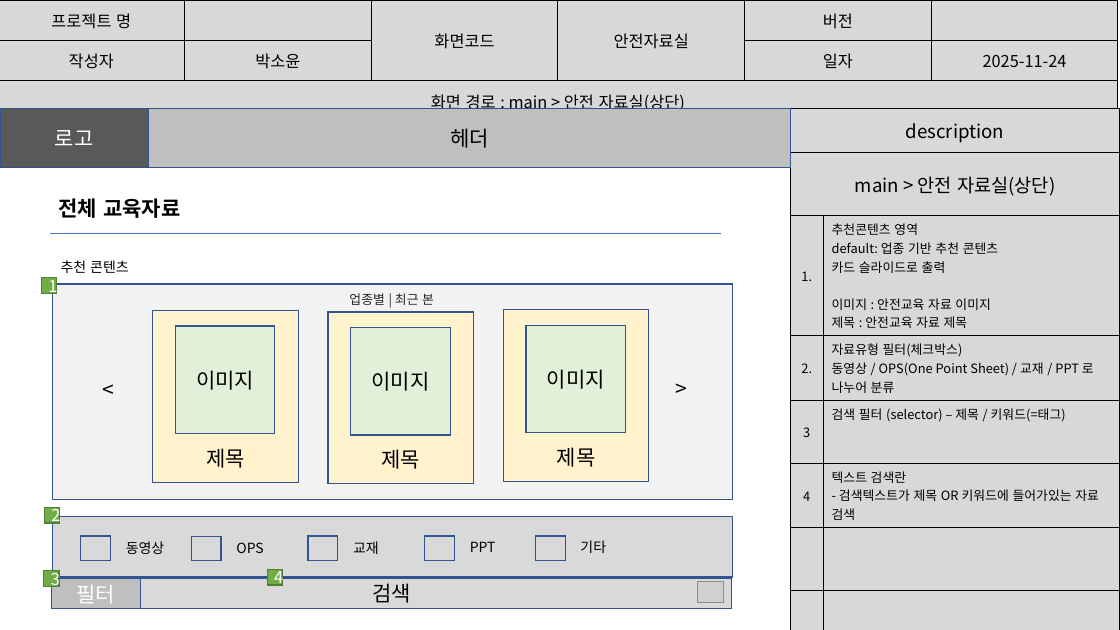
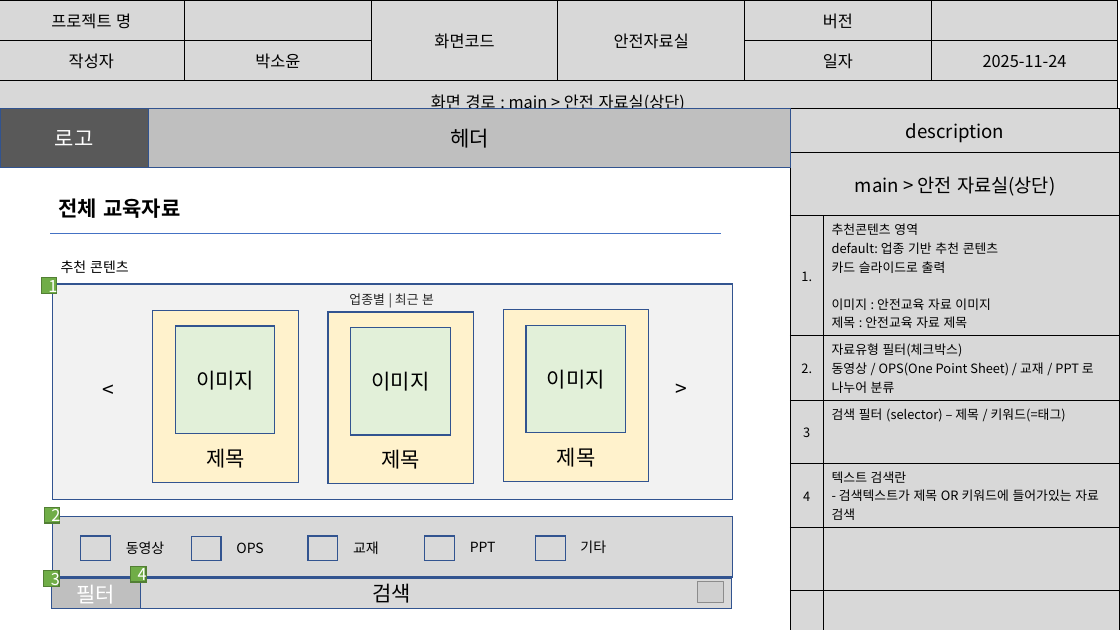
Before and after one commit to imyongchan/source, a slide deck: slide 38 of 종합기획/종합/스토리보드_종합중.pptx (slide 37 before the commit). Drawn at 1120x630 pixels with LibreOffice and Linux fonts; fonts in the diff are those of the drawing; grey boxes stand for pictures. Boxes give left, top, right and bottom in pixels: in the first picture for what was removed or moved away, otherwise in the second. Text is boxed around its words. In the diff, an @@ line names an element or a change of style, - is before the commit and + after.

```diff
--- a/종합기획/종합/스토리보드_종합중.pptx
+++ b/종합기획/종합/스토리보드_종합중.pptx
@@ rectangle "4" moved from (x1=267, y1=570, x2=282, y2=586) to (x1=131, y1=566, x2=146, y2=582) @@
```
Also in this commit, not shown: 19 other slides changed, 1 slide added.
